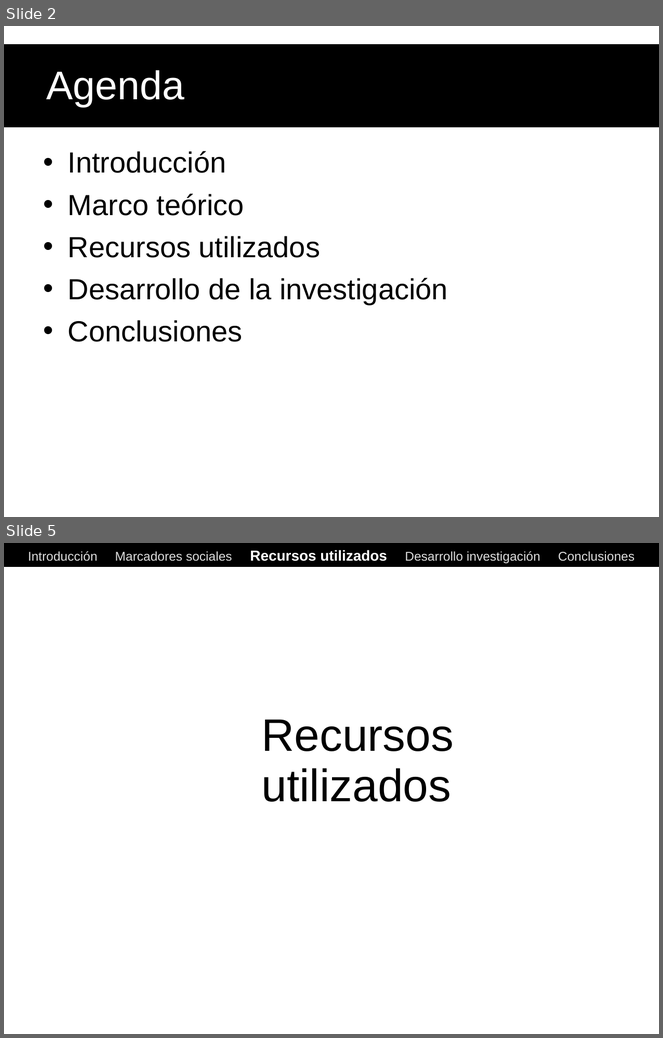
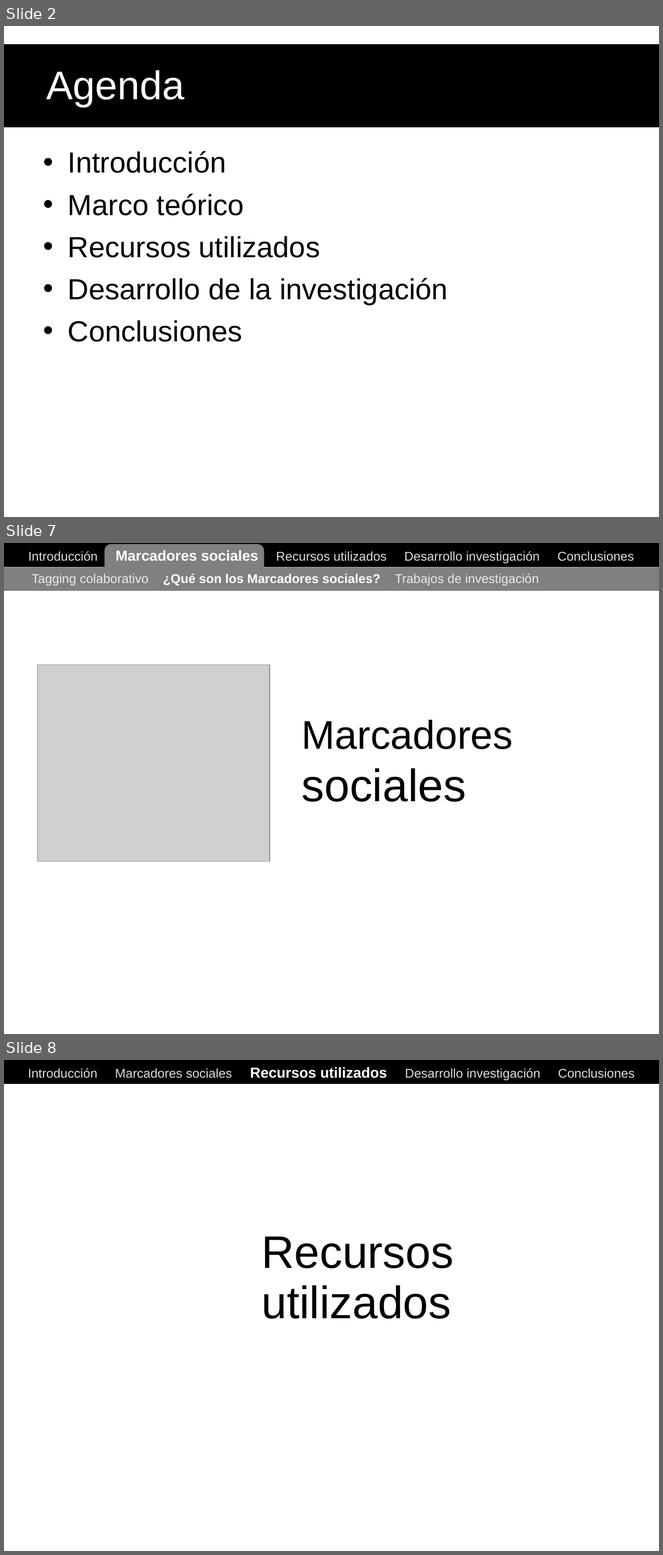
Before and after one commit to ak907kenai/nicotournetesis, a slide deck: docs_trunk/Nicolás Tourné - Presentación Tesis (v1).ppt. Shown one above the other, each under a label of ours: slides 2 and 5 before the commit, slides 2, 7 and 8 after it; the slides between them are not shown. The pictures are 663x1038 and 663x1555 pixels, drawn with LibreOffice and Linux fonts; fonts in the diff are those of the drawing; grey boxes stand for pictures. Boxes give left, top, right and bottom in pixels: in the first picture for what was removed or moved away, otherwise in the second. Text is boxed around its words. In the diff, an @@ line names an element or a change of style, - is before the commit and + after.

```diff
--- a/docs_trunk/Nicolás Tourné - Presentación Tesis (v1).ppt
+++ b/docs_trunk/Nicolás Tourné - Presentación Tesis (v1).ppt
@@ slide 7 added at bbox=[4, 543, 659, 1034], background #FFFFFF @@
@@ rectangle added at bbox=[4, 543, 659, 566], fill #000000, outline #000000 0.74 pt @@
@@ text added at bbox=[28, 550, 634, 563], 14 pt, text #DDDDDD @@
+Introducción Marcadores sociales Recursos utilizados Desarrollo investigación Conclusiones
@@ rounded rectangle added at bbox=[104, 545, 264, 583], fill #808080 @@
@@ rectangle added at bbox=[4, 567, 659, 591], fill #808080 @@
@@ text added at bbox=[32, 574, 539, 586], 14 pt, text #EAEAEA @@
+Tagging colaborativo ¿Qué son los Marcadores sociales? Trabajos de investigación
@@ picture added at bbox=[37, 665, 269, 861] @@
@@ title added at bbox=[302, 720, 513, 749], 44 pt, text #000000 @@
+Marcadores
@@ text added at bbox=[302, 768, 466, 802], 50 pt, text #000000 @@
+sociales
@@ what was slide 5 is now slide 8 @@
```
Also in this commit, not shown: 4 slides changed, 2 other slides added, 2 other files.
